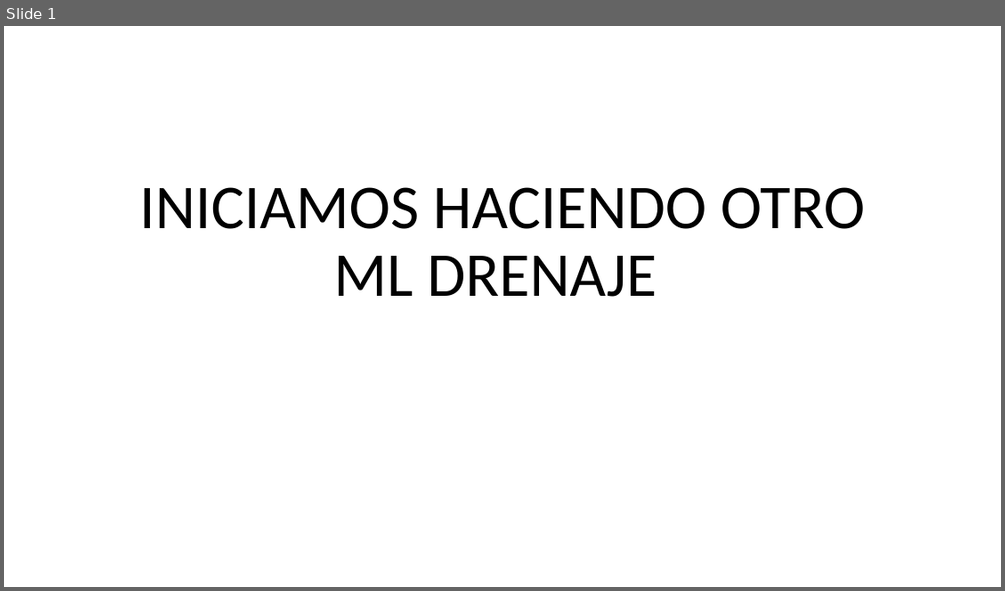
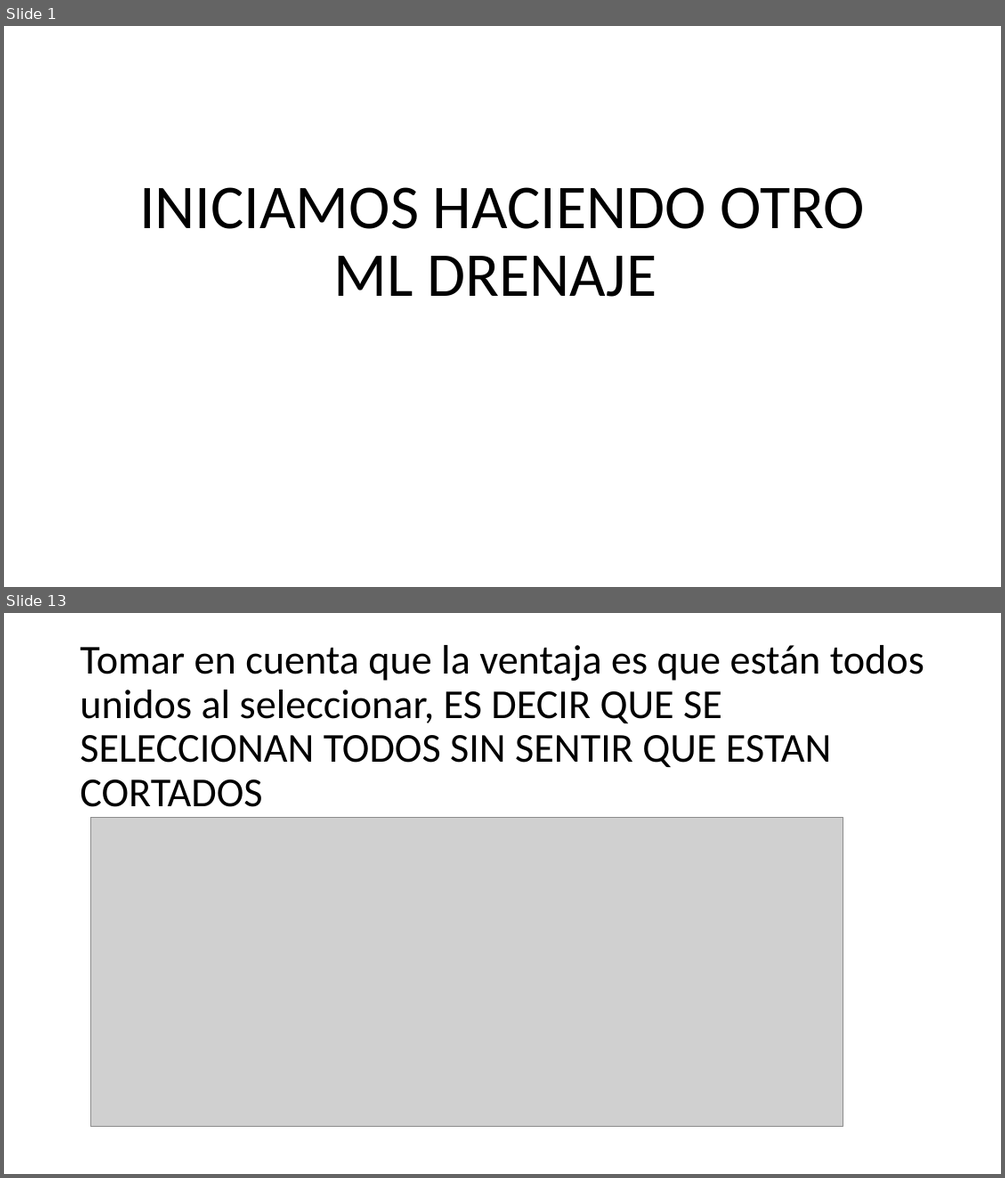
Before and after one commit to IvanRivera007/gitdocs-2026, a slide deck: AUTOCAD INTECAP/apuntes powerpoint/CLASE 10, Miercoles 18 Marzo.pptx. Shown one above the other, each under a label of ours: slide 1 before the commit, slides 1 and 13 after it; the slides between them are not shown. The pictures are 1005x591 and 1005x1178 pixels, drawn with LibreOffice and Linux fonts; fonts in the diff are those of the drawing; grey boxes stand for pictures. Boxes give left, top, right and bottom in pixels: in the first picture for what was removed or moved away, otherwise in the second. Text is boxed around its words. In the diff, an @@ line names an element or a change of style, - is before the commit and + after.

```diff
--- a/AUTOCAD INTECAP/apuntes powerpoint/CLASE 10, Miercoles 18 Marzo.pptx
+++ b/AUTOCAD INTECAP/apuntes powerpoint/CLASE 10, Miercoles 18 Marzo.pptx
@@ slide 13 added at [4,613,1001,1174], background #FFFFFF @@
@@ title added at [80,645,924,807], 39.6 pt, text #000000 @@
+Tomar en cuenta que la ventaja es que están todos unidos al seleccionar, ES DECIR QUE SE SELECCIONAN TODOS SIN SENTIR QUE ESTAN CORTADOS
@@ picture added at [90,817,843,1126] @@
```
Also in this commit, not shown: 16 other slides added, 6 slides removed, 4 other files.
